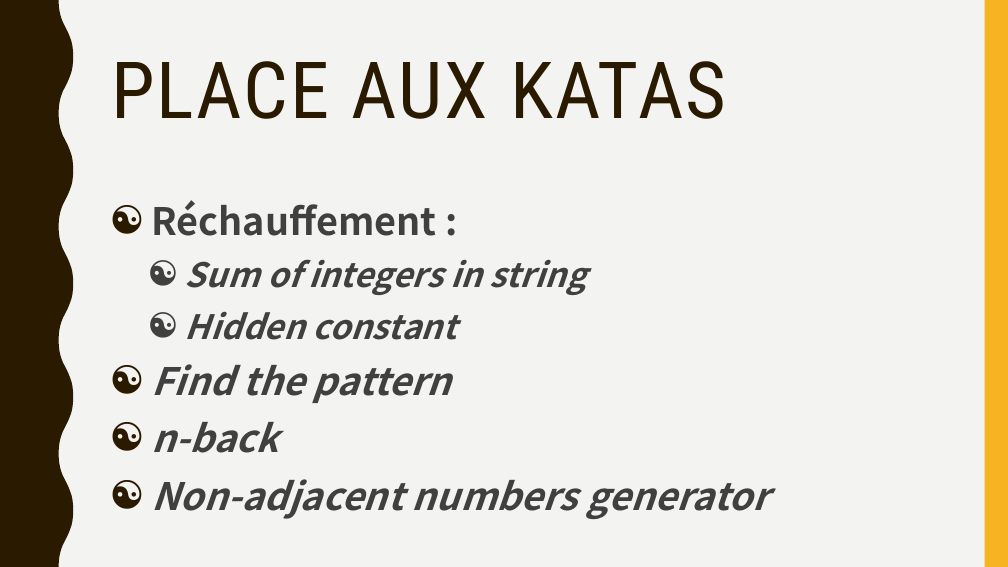
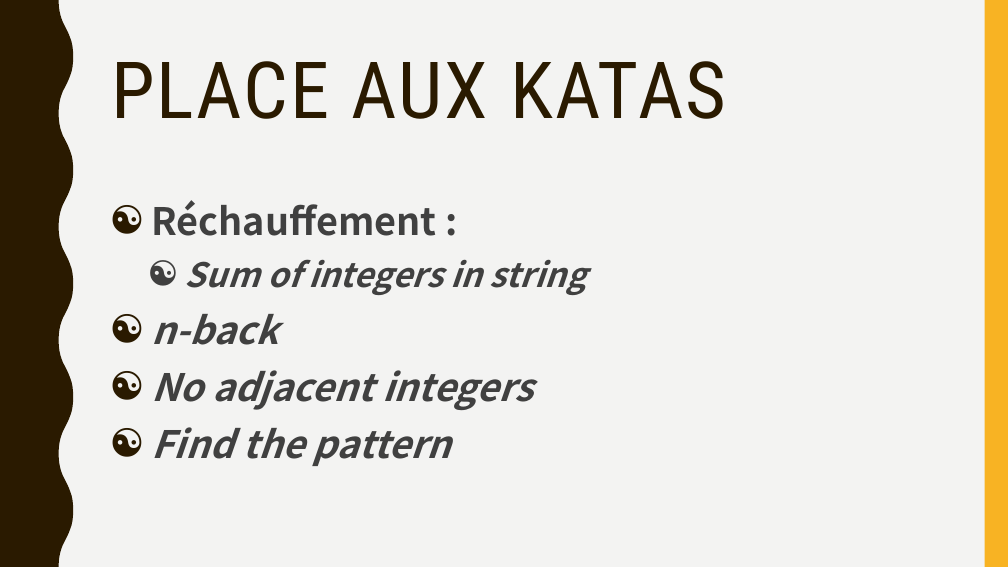
Before and after one commit to mlevesquedion/Coding-dojo-CSG, a slide deck: slide 7 of Slides.pptx. Drawn at 1008x567 pixels with LibreOffice and Linux fonts; fonts in the diff are those of the drawing. Boxes give left, top, right and bottom in pixels: in the first picture for what was removed or moved away, otherwise in the second. Text is boxed around its words. In the diff, an @@ line names an element or a change of style, - is before the commit and + after.

```diff
--- a/Slides.pptx
+++ b/Slides.pptx
@@ text at (151, 314, 533, 410): text changed; size 32 to 36 pt @@
-  ☯ Hidden constant
+☯ n-back
+☯ No adjacent integers
@@ text at (151, 422, 768, 519): paragraphs removed @@
-☯ n-back
-☯ Non-adjacent numbers generator
```
Also in this commit, not shown: 1 other slide changed, 2 slides removed, 10 other files.
